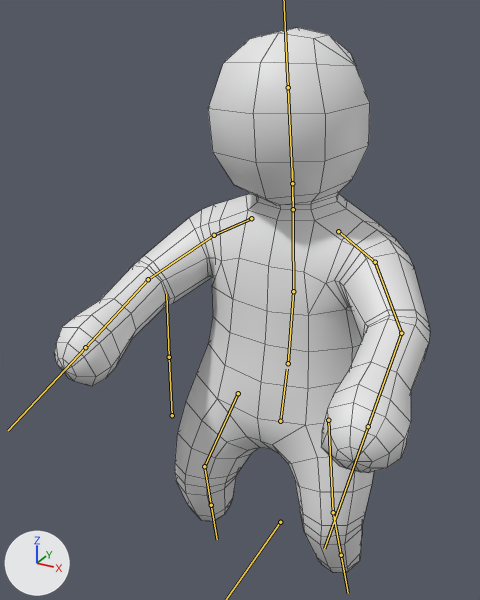
An edit to the FBX model Phyzzle/Assets/Meshs/player.fbx, drawn before and after from the same camera.
Camera for both pictures: a camera (50 mm lens) standing at (2.36, -5.21, 5.15) and looking at (-0.25, -0.47, 2.78). The axes (+X, +Y, +Z) are drawn at lower left. The lights are the same throughout. Both versions are drawn at frame 1 of the action 'Armature|Throw'; the numbers are the values there. The bones that bend it are drawn over the model as lines. Mesh edges are drawn as thin lines.

In view in the first picture: 'Player'.
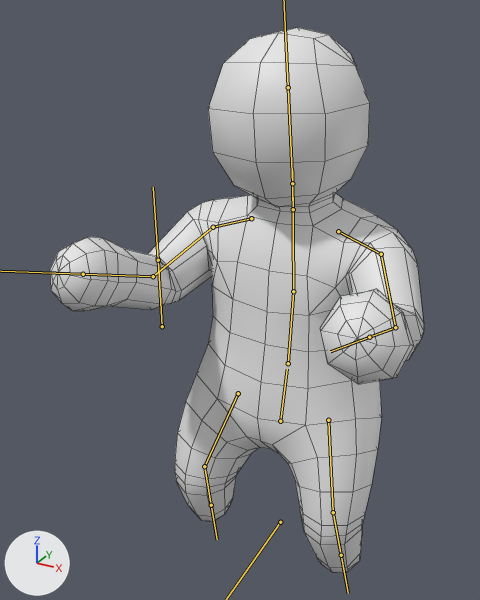
What the commit changed:
Bone 'Shoulder.L' (bone_shoulder_l) turns from (12, 4, -12) to (5, 9, -2) degrees about its own x, y and z.
Bone 'Arm1.L' (bone_arm1_l) turns from (36, -4, -17) to (52, -10, -35) degrees about its own x, y and z.
Bone 'Arm2.L' (bone_arm2_l) turns from (32, 4, -9) to (52, -17, 11) degrees about its own x, y and z.
Bone 'Shoulder.R' (bone_shoulder_r) turns from (12, -4, 12) to (5, -9, 2) degrees about its own x, y and z.
Bone 'Arm1.R' (bone_arm1_r) turns from (36, 4, 17) to (52, 10, 35) degrees about its own x, y and z.
Bone 'Arm2.R' (bone_arm2_r) turns from (32, -4, 9) to (52, 17, -11) degrees about its own x, y and z.

Boxes (x1, y1, x2, y2) around the edits, measured in the pictures (480 x 600 px):
'Player', posed
    before: (54, 27, 430, 572)
    after: (50, 27, 424, 572)
bone 'Shoulder.L', root to tip
    before: (338, 231) to (375, 262)
    after: (338, 231) to (381, 254)
bone 'Arm1.L', root to tip
    before: (375, 262) to (401, 333)
    after: (381, 254) to (395, 327)
bone 'Arm2.L', root to tip
    before: (401, 333) to (368, 426)
    after: (395, 327) to (369, 337)
bone 'Shoulder.R', root to tip
    before: (251, 218) to (214, 235)
    after: (251, 218) to (213, 227)
bone 'Arm1.R', root to tip
    before: (214, 235) to (148, 279)
    after: (213, 227) to (153, 276)
bone 'Arm2.R', root to tip
    before: (148, 279) to (85, 347)
    after: (153, 276) to (83, 274)
